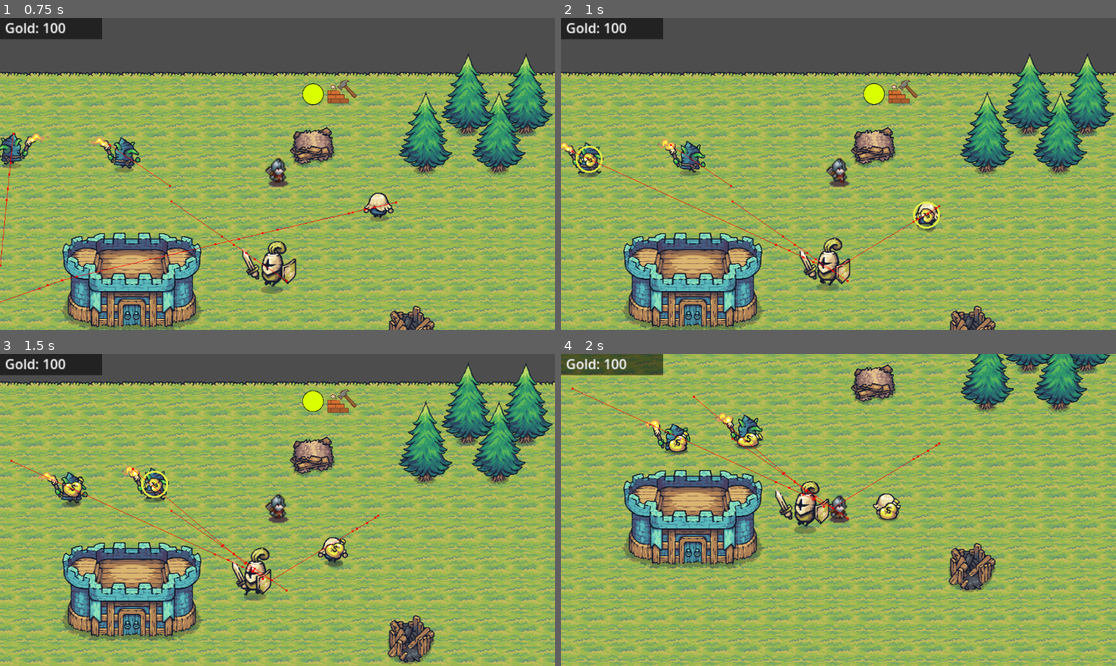
Above: before the commit, frames 1-4 (two rows, left to right).
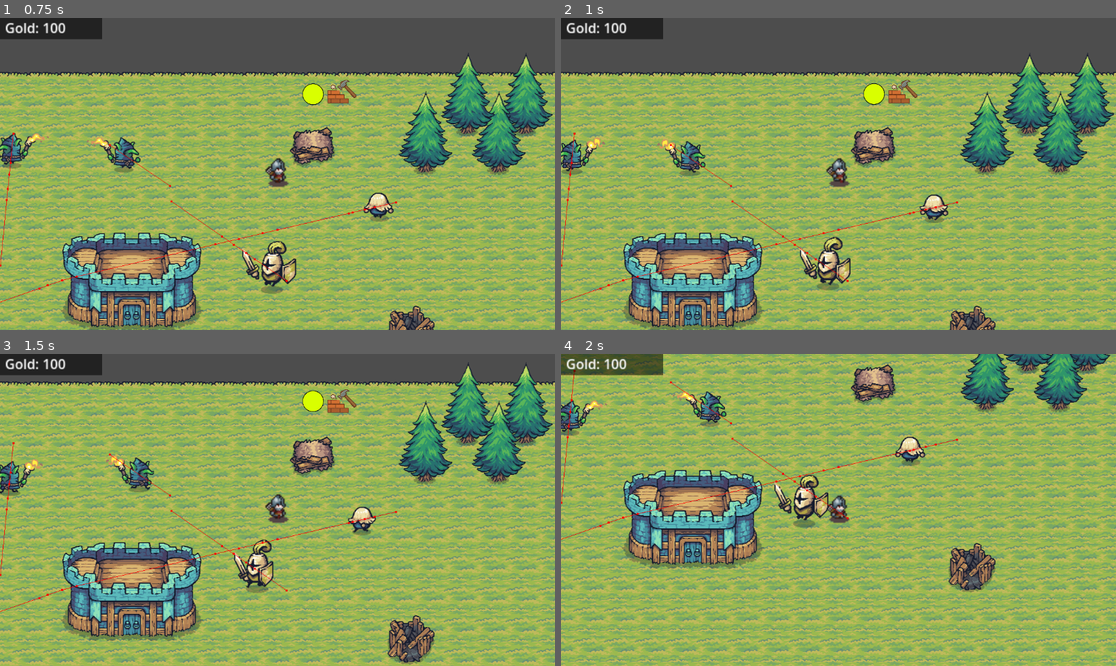
Above: after the commit, the same moments.

Repository: achotai2/battle-game-2D-proto
Game: Godot game, scene res://Scenes/main.tscn
The game is run twice, just before and just after one commit, with the same random seed, the same clock (stepped at 60 frames per second) and the same inputs.
Inputs (mouse positions are in pixels of both pictures, inside the frame that each line leads up to):
- Up to frame 1 (0.75 s): move the mouse to (399, 158) at 0.52 s; hold Right (move_right) from 0.53 s (still down); tap Ctrl (attack) at 0.6 s
- Up to frame 2 (1 s): keep holding Right (move_right)
- Up to frame 3 (1.5 s): move the mouse to (166, 525) at 1.27 s; release Right (move_right) at 1.28 s; hold S (move_down) from 1.28 s (still down); click (166, 525) at 1.35 s
- Up to frame 4 (2 s): keep holding S (move_down)

Frame 1 is identical in both runs. In frame 2, 2.1% of the frame differs, in the area x 0-72%, y 36-92%; in frame 3, 3.8%; in frame 4, 4.0%, in the area x 0-72%, y 5-60%.
Error after the commit: Trying to assign an array of type "Array" to a variable of type "Array[Node2D]". (res://Scripts/AgentNodes/tactical_lord.gd:36)

Commit message:
Optimize minion registration in castle.gd
- Changed `minions` storage from `Array[Node2D]` to `Dictionary` in `Scripts/BuildingsBase/castle.gd`.
- Updated `register_minion` and `unregister_minion` to use O(1) dictionary operations instead of O(N) array searches.
- Updated `get_active_minions` to return `minions.keys()` to maintain API compatibility.
- This optimization reduces the complexity of registering/unregistering minions from O(N) to O(1) (amortized), which is beneficial when managing large numbers of units.

Co-authored-by: achotai2 <64825783+achotai2@users.noreply.github.com>

Diff:
--- a/Scripts/BuildingsBase/castle.gd
+++ b/Scripts/BuildingsBase/castle.gd
@@ -5,7 +5,7 @@
 @export var peasant_job_board: CastleJobBoard
 @export var food_job_board: CastleJobBoard
 
-var minions: Array[Node2D] = []
+var minions: Dictionary = {}
 
 # Called when the node enters the scene tree for the first time.
 func _ready() -> void:
@@ -29,14 +29,13 @@
 
 
 func register_minion(minion: Node2D) -> void:
-	if not minion in minions:
-		minions.append(minion)
+	if not minions.has(minion):
+		minions[minion] = true
 
 
 func unregister_minion(minion: Node2D) -> void:
-	if minion in minions:
-		minions.erase(minion)
+	minions.erase(minion)
 
 
 func get_active_minions() -> Array:
-	return minions
+	return minions.keys()
